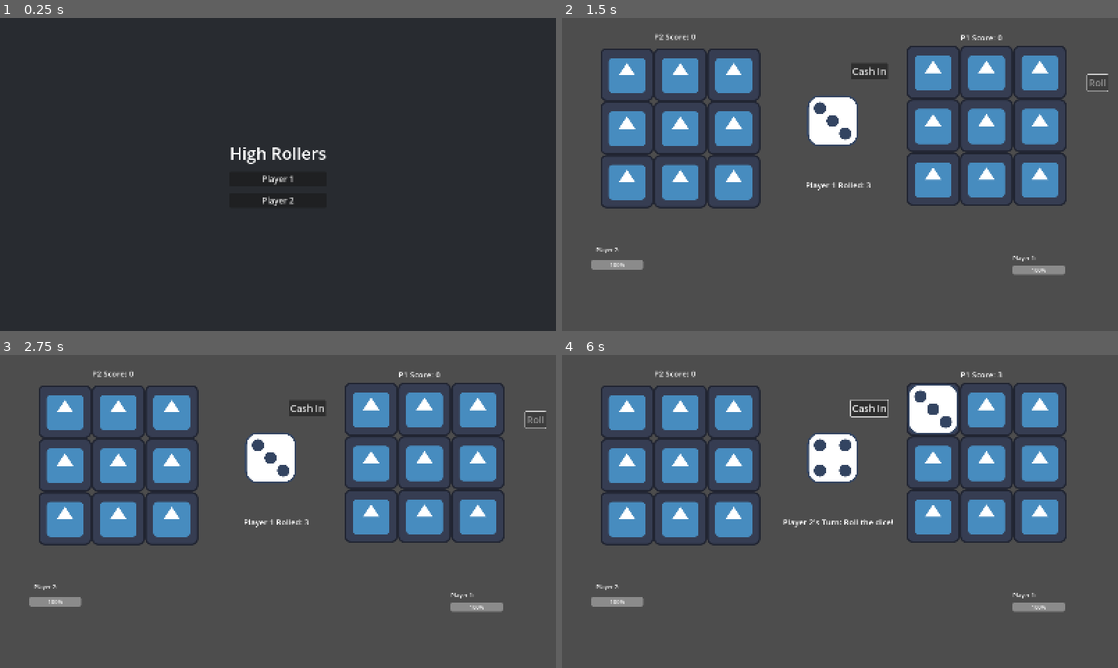
Above: before the commit, frames 1-4 (two rows, left to right).
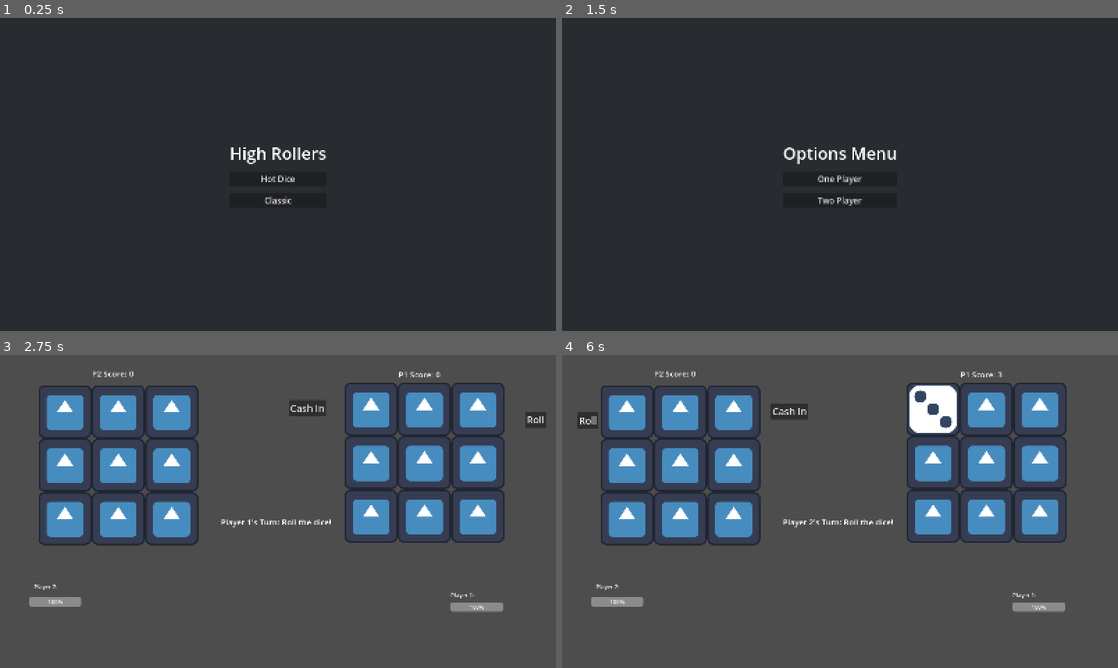
Above: after the commit, the same moments.

Repository: ggary104/High-Rollers
Game: Godot game, scene res://scenes/main_menu.tscn
Same seed, same stepped clock (60 frames per second), same inputs: the game is played once before the commit and once after it. The engine's default icon, where the game draws it, is replaced by a stand-in: a white triangle on a blue panel in a dark square.
Inputs (mouse positions are in pixels of both pictures, inside the frame that each line leads up to):
- Up to frame 1 (0.25 s): no input
- Up to frame 2 (1.5 s): click (840, 177) at 0.5 s, where only the run before the commit has a clickable "Player 1"; click (1095, 83) at 1.25 s, where only the run before the commit has a clickable "Roll"
- Up to frame 3 (2.75 s): click (278, 536) at 2 s, where only the run after the commit has a clickable "Two Player"
- Up to frame 4 (6 s): click (1095, 420) at 2.75 s, where only the run after the commit has a clickable "Roll"; click "Cash In" at 3.5 s; click "Cash In" at 4.25 s; click "Cash In" at 5 s; tap Enter at 5.75 s; move the mouse to (934, 408) at 5.77 s; press the mouse at (934, 408) at 5.78 s

The runs differ from the first frame. In frame 1, 0.2% of the frame differs, in the area x 47-53%, y 50-60%; in frame 2, 96%, in the area x 0-100%, y 0-100%; in frame 3, 1.7%; in frame 4, 2.3%.

Commit message:
Main Menu added and Classic mode reintroduced

Diff:
--- a/game/project.godot
+++ b/game/project.godot
@@ -11,7 +11,7 @@
 [application]
 
 config/name="High Rollers"
-run/main_scene="uid://dqjww7gs1x7fr"
+run/main_scene="uid://m70qkunbxsx7"
 config/features=PackedStringArray("4.5", "Mobile")
 config/icon="res://icon.svg"
 
--- /dev/null
+++ b/game/scenes/classic.gd
@@ -0,0 +1,277 @@
+# scripts/Game.gd
+extends Node2D
+
+#Variables - To store the main game logic data
+var DiceSlotScene = preload("res://scenes/die_slot.tscn")
+var player_turn = randi() % 2  + 1 #Is it player1's turn or player 2s
+var current_roll = 0 #Value of the current roll
+var p1_cols = [[0, 0, 0], [0, 0, 0], [0, 0, 0]] #What is the state of the player1's column
+var p2_cols = [[0, 0, 0], [0, 0, 0], [0, 0, 0] ]#What is the state of the player2's column
+var game_over = false
+var dice_textures = []
+
+#Variables used in labels to display the scores and Which Players Turn Is It
+#On ready -> They need to load when the labels are loaded
+@onready var player1_column_inputs = $"Board/Player1Board/Player1ColumnInputs"
+@onready var player2_column_inputs = $"Board/Player2Board/Player2ColumnInputs"
+@onready var p1_grid = $Board/Player1Board/Player1Grid
+@onready var p2_grid = $Board/Player2Board/Player2Grid
+@onready var p1_score_label = $"UI-Elements/Player1Score"
+@onready var p2_score_label = $"UI-Elements/Player2Score"
+@onready var turn_indicator_label = $"UI-Elements/TurnIndicator"
+@onready var player1_roll = $"UI-Elements/Player1Roll"
+@onready var player2_roll = $"UI-Elements/Player2Roll"
+@onready var player1_roll_animation = player1_roll.get_node("RollAnimation")
+@onready var player2_roll_animation = player2_roll.get_node("RollAnimation")
+
+func _ready():
+	#Load all of the die images
+	for i in range(1, 7):
+		var texture = load("res://assests/dice_" + str(i) + ".svg")
+		dice_textures.append(texture)
+
+	#In the grid have Empty DiceSlotScene to have the grid remain constant size
+	for i in range(9):
+		p1_grid.add_child(DiceSlotScene.instantiate())
+		p2_grid.add_child(DiceSlotScene.instantiate())
+
+	# Start with roll buttons invisble
+	$"UI-Elements/Player1RollButton".visible = false
+	$"UI-Elements/Player2RollButton".visible = false
+
+	if player_turn == 1:
+		player_one_turn()
+	else:
+		player_two_turn()
+
+func player_one_turn():
+		for button in player1_column_inputs.get_children():
+			button.disabled = false
+		for button in player2_column_inputs.get_children():
+			button.disabled = true
+		$"UI-Elements/Player1RollButton".disabled = false
+		$"UI-Elements/Player1RollButton".visible = true
+		$"UI-Elements/Player2RollButton".visible = false
+		update_ui()
+
+func player_two_turn():
+	if(GameManager.playerNumber == 1):
+		#Computer's turns if the player number is 1
+		for button in player1_column_inputs.get_children():
+			if button is Button:
+				button.disabled = true
+		computer_turn()
+	else:
+		for button in player2_column_inputs.get_children():
+			button.disabled = false
+		for button in player1_column_inputs.get_children():
+			button.disabled = true
+		$"UI-Elements/Player2RollButton".disabled = false
+		$"UI-Elements/Player2RollButton".visible = true
+		$"UI-Elements/Player1RollButton".visible = false
+		update_ui()
+
+func roll_dice():
+	current_roll = randi() % 6 + 1 # Get a random integer and get the remainder from dividing by 6 to get 0-5 remainder and add 1 to make it 1-6
+
+func place_dice(column_index):
+	if current_roll == 0:
+		return
+	#Get the columns for the currect player
+	var current_player_cols = p1_cols if player_turn == 1 else p2_cols
+
+	for i in range (3):
+			#Check if the nearest column value is zero
+		if current_player_cols[column_index][i] == 0:
+			current_player_cols[column_index][i] = current_roll
+			#If the dice value are same then remove opponet dice
+			remove_opponent_dice(column_index,current_roll)
+			#update the visuals and switch the turns
+			update_board_visuals()
+			switch_turn()
+			return
+
+func remove_opponent_dice(column_index, roll_value):
+
+	var opponent_cols = p2_cols if player_turn == 1 else p1_cols
+	var new_col = [];
+
+	for i in opponent_cols[column_index]:
+		#Get everything other than what the other player pulled
+		if i != roll_value:
+			new_col.append(i)
+		#Fill with zero to complete
+	while new_col.size() < 3:
+		new_col.append(0)
+
+	opponent_cols[column_index] = new_col
+
+func calculate_column_score(column):
+	var score = 0
+	var counts = {}
+
+	for die_value in column:
+		#Get the number of times a digit ocurred
+		if die_value > 0:
+			if not counts.has(die_value):
+				counts[die_value] = 0
+			counts[die_value] += 1
+
+	for die_value in counts:
+		#Calculate the score based on the frequency
+		var num_of_dice = counts[die_value]
+		score += num_of_dice * die_value * num_of_dice
+
+	return score
+
+func switch_turn():
+	check_game_over()
+	if(player_turn == 1):
+		player_turn = 2
+	else	:
+		player_turn = 1
+	current_roll = 0
+	update_ui()
+	# start next turn
+	if player_turn == 1:
+		player_one_turn()
+	else:
+		player_two_turn()
+
+func check_game_over():
+	var p1_full = true
+	for i in p1_cols:
+		if 0 in i:
+			p1_full = false
+	var p2_full = true
+	for i in p2_cols:
+		if 0 in i:
+			p2_full = false
+
+	if p1_full or p2_full:
+		var p1_scores = calculate_column_score(p1_cols[0]) + calculate_column_score(p1_cols[1]) + calculate_column_score(p1_cols[2])
+		var p2_scores = calculate_column_score(p2_cols[0]) + calculate_column_score(p2_cols[1]) + calculate_column_score(p2_cols[2])
+
+		if p1_scores > p2_scores:
+			GameManager.winner_text = "Player 1 Wins";
+		elif p1_scores < p2_scores:
+			GameManager.winner_text = "Player 2 Wins";
+		else:
+			GameManager.winner_text = "Its a draw!"
+		game_over = true
+		SceneManager.change_scene("res://scenes/game_over.tscn")
+
+func computer_choice():
+	var col_scores = [0,0,0] #Scores to figure out the best column
+	var columns = [p2_cols[0], p2_cols[1], p2_cols[2]] #Get the value of the columns
+	var opponet_columns = [p1_cols[0], p1_cols[1], p1_cols[2]] #Opponent column to figure out the best move
+
+	for i in range(3):
+		if columns[i][2] != 0:
+			#If the column is filled no need to use it -> Lowest score
+			col_scores[i] = -100
+			continue
+
+		for die in columns[i]:
+			#For Double Score
+			if die == current_roll:
+				col_scores[i] += 10
+
+		for die in opponet_columns[i]:
+			#For destroying opponent dice
+			if die == current_roll:
+				col_scores[i] += 4
+
+		for die in columns[i]:
+			#Column has free space
+			if die == 0:
+				col_scores[i] += 1;
+	var best_score  = -101;
+	var best_col = 0
+	for i in range(3):
+		if col_scores[i] > best_score:
+			best_col = i
+			best_score = col_scores[i]
+	return best_col
+
+func computer_turn():
+	if(game_over): return # catches possible await + gameover error
+	# disable player roll button
+	$"UI-Elements/Player1RollButton".disabled = true
+	$"UI-Elements/Player1RollButton".visible = false
+	roll_dice() #First generate random number
+	await get_tree().create_timer(.5).timeout  # delay before roll
+	update_ui()
+	await get_tree().create_timer(.5).timeout  # delay before placing dice
+	var choice = computer_choice() #Then get the best choice
+	place_dice(choice)#place the dice
+
+func update_ui():
+	var p1_score = calculate_column_score(p1_cols[0]) + calculate_column_score(p1_cols[1]) + calculate_column_score(p1_cols[2])
+	var p2_score = calculate_column_score(p2_cols[0]) + calculate_column_score(p2_cols[1]) + calculate_column_score(p2_cols[2])
+
+	p1_score_label.text = "P1 Score: " + str(p1_score) #Change the latest scores
+	p2_score_label.text = "P2 Score: " + str(p2_score)
+	# Player 1 dice roll
+	if current_roll > 0 and player_turn == 1:
+		player1_roll.set_die(dice_textures[current_roll - 1])
+	else:
+		player1_roll.set_die(null)
+
+	# Player 2 dice roll
+	if current_roll > 0 and player_turn == 2:
+		player2_roll.set_die(dice_textures[current_roll - 1])
+	else:
+		player2_roll.set_die(null)
+
+	#Display the current player's turn
+	if current_roll == 0:
+		turn_indicator_label.text = "Player 1's Turn: Roll the dice!" if player_turn == 1 else "Player 2's Turn: Roll the dice!"
+	else:
+		turn_indicator_label.text = "Player 1 Rolled: " + str(current_roll) if player_turn == 1 else "Player 2 Rolled: " + str(current_roll)
+
+func update_board_visuals():
+
+	for col_index  in range(p1_cols.size()):
+		#Change the texture of the column based on what its corresponding value is
+		for row_index in range(p1_cols[col_index].size()):
+			var die_value = p1_cols[col_index][row_index]
+			var slot_index = col_index + row_index * 3
+			var slot = p1_grid.get_child(slot_index)
+			if die_value > 0:
+				slot.set_die(dice_textures[die_value - 1])
+				slot.pivot_offset = slot.size * 0.5 # Centers for rotation
+				slot.rotation_degrees = 90  # rotates dice
+			else:
+				slot.set_die(null)
+
+	for col_index  in range(p2_cols.size()):
+		for row_index in range(p2_cols[col_index].size()):
+			var flipped_row = p2_cols[col_index].size() - 1 - row_index
+			var die_value = p2_cols[col_index][flipped_row]
+
+			var slot_index = col_index + row_index * 3
+			var slot = p2_grid.get_child(slot_index)
+			if die_value > 0:
+				slot.set_die(dice_textures[die_value - 1])
+				slot.pivot_offset = slot.size * 0.5 # Centers for rotation
+				slot.rotation_degrees = 90  # rotates dice
+			else:
+				slot.set_die(null)
+
+func _on_column_button_pressed(extra_arg_0: int) -> void:
+	if game_over:
+		return
+	place_dice(extra_arg_0)
+
+func _on_roll_button_pressed() -> void:
+	if game_over:
+		return
+
+	roll_dice()
+	update_ui()
+
+	if player_turn == 1:
+		$"UI-Elements/Player1RollButton".disabled = true
+	else:
+		$"UI-Elements/Player2RollButton".disabled = true
--- /dev/null
+++ b/game/scenes/classic.tscn
@@ -0,0 +1,269 @@
+[gd_scene load_steps=3 format=3 uid="uid://dolkwkcr0sh4i"]
+
+[ext_resource type="Script" uid="uid://dii7wvfxp8xkl" path="res://scenes/classic.gd" id="1_lnrsd"]
+[ext_resource type="PackedScene" uid="uid://dbcls2wx4yer1" path="res://scenes/die_slot.tscn" id="2_2xh8w"]
+
+[node name="classic" type="Node2D"]
+script = ExtResource("1_lnrsd")
+
+[node name="UI-Elements" type="CanvasLayer" parent="."]
+
+[node name="Player1Score" type="Label" parent="UI-Elements"]
+offset_left = 949.0
+offset_top = 140.0
+offset_right = 1104.0
+offset_bottom = 172.0
+theme_override_font_sizes/font_size = 23
+text = "Player 1 Score"
+metadata/_edit_use_anchors_ = true
+
+[node name="Player2Score" type="Label" parent="UI-Elements"]
+anchors_preset = 1
+anchor_left = 1.0
+anchor_right = 1.0
+offset_left = -1073.0
+offset_top = 140.0
+offset_right = -918.0
+offset_bottom = 172.0
+grow_horizontal = 0
+theme_override_font_sizes/font_size = 23
+text = "Player 2 Score"
+metadata/_edit_use_anchors_ = true
+
+[node name="TurnIndicator" type="Label" parent="UI-Elements"]
+anchors_preset = 10
+anchor_right = 1.0
+offset_left = 2.0
+offset_top = 21.0
+offset_right = 2.0
+offset_bottom = 53.0
+grow_horizontal = 2
+theme_override_font_sizes/font_size = 23
+text = "Who's Turn Is It"
+horizontal_alignment = 1
+metadata/_edit_use_anchors_ = true
+
+[node name="Player1RollButton" type="Button" parent="UI-Elements"]
+anchors_preset = 7
+anchor_left = 0.5
+anchor_top = 1.0
+anchor_right = 0.5
+anchor_bottom = 1.0
+offset_left = 148.5
+offset_top = -123.0
+offset_right = 207.5
+offset_bottom = -76.0
+grow_horizontal = 2
+grow_vertical = 0
+scale = Vector2(1.4, 1.4)
+theme_override_font_sizes/font_size = 28
+text = "Roll"
+metadata/_edit_use_anchors_ = true
+
+[node name="Player2RollButton" type="Button" parent="UI-Elements"]
+anchors_preset = 7
+anchor_left = 0.5
+anchor_top = 1.0
+anchor_right = 0.5
+anchor_bottom = 1.0
+offset_left = -233.0
+offset_top = -123.0
+offset_right = -174.0
+offset_bottom = -76.0
+grow_horizontal = 2
+grow_vertical = 0
+scale = Vector2(1.4, 1.4)
+theme_override_font_sizes/font_size = 28
+text = "Roll"
+metadata/_edit_use_anchors_ = true
+
+[node name="Player1Roll" parent="UI-Elements" instance=ExtResource("2_2xh8w")]
+anchors_preset = 8
+anchor_left = 0.5
+anchor_top = 0.5
+anchor_right = 0.5
+anchor_bottom = 0.5
+offset_left = -85.99994
+offset_top = -79.99997
+offset_right = 14.000061
+offset_bottom = 20.00003
+grow_horizontal = 2
+grow_vertical = 2
+scale = Vector2(1.7, 1.7)
+metadata/_edit_use_anchors_ = true
+
+[node name="Player2Roll" parent="UI-Elements" instance=ExtResource("2_2xh8w")]
+z_index = 10
+anchors_preset = 8
+anchor_left = 0.5
+anchor_top = 0.5
+anchor_right = 0.5
+anchor_bottom = 0.5
+offset_left = -85.99994
+offset_top = -80.00009
+offset_right = 14.000061
+offset_bottom = 19.999908
+grow_horizontal = 2
+grow_vertical = 2
+scale = Vector2(1.7, 1.7)
+metadata/_edit_use_anchors_ = true
+
+[node name="Board" type="Node2D" parent="."]
+position = Vector2(461, -146)
+
+[node name="Player1Board" type="PanelContainer" parent="Board"]
+anchors_preset = 8
+anchor_left = 0.5
+anchor_top = 0.5
+anchor_right = 0.5
+anchor_bottom = 0.5
+offset_left = 488.0
+offset_top = 860.0
+offset_right = 796.0
+offset_bottom = 1168.0
+grow_horizontal = 2
+grow_vertical = 2
+rotation = -1.5707964
+scale = Vector2(1.7, 1.7)
+
+[node name="Player1Grid" type="GridContainer" parent="Board/Player1Board"]
+layout_mode = 2
+theme_override_constants/h_separation = 4
+theme_override_constants/v_separation = 5
+columns = 3
+
+[node name="Player1ColumnInputs" type="HBoxContainer" parent="Board/Player1Board"]
+z_index = -1
+layout_mode = 2
+theme_override_constants/separation = 4
+
+[node name="Column1Button" type="Button" parent="Board/Player1Board/Player1ColumnInputs"]
+layout_mode = 2
+text = "
+
+
+
+
+
+
+
+
+
+
+
+                      "
+
+[node name="Column2Button" type="Button" parent="Board/Player1Board/Player1ColumnInputs"]
+layout_mode = 2
+text = "
+
+
+
+
+
+
+
+
+
+
+
+                     "
+
+[node name="Column3Button" type="Button" parent="Board/Player1Board/Player1ColumnInputs"]
+layout_mode = 2
+text = "
+
+
+
+
+
+
+
+
+
+
+
+                       "
+
+[node name="Player2Board" type="PanelContainer" parent="Board"]
+anchors_preset = 8
+anchor_left = 0.5
+anchor_top = 0.5
+anchor_right = 0.5
+anchor_bottom = 0.5
+offset_left = -338.0
+offset_top = 860.0
+offset_right = -30.0
+offset_bottom = 1168.0
+grow_horizontal = 2
+grow_vertical = 2
+rotation = -1.5707964
+scale = Vector2(1.7, 1.7)
+
+[node name="Player2Grid" type="GridContainer" parent="Board/Player2Board"]
+layout_mode = 2
+theme_override_constants/h_separation = 4
+theme_override_constants/v_separation = 5
+columns = 3
+
+[node name="Player2ColumnInputs" type="HBoxContainer" parent="Board/Player2Board"]
+z_index = -1
+layout_mode = 2
+theme_override_constants/separation = 4
+
+[node name="Column1Button" type="Button" parent="Board/Player2Board/Player2ColumnInputs"]
+layout_mode = 2
+text = "
+
+
+
+
+
+
+
+
+
+
+
+                      "
+
+[node name="Column2Button" type="Button" parent="Board/Player2Board/Player2ColumnInputs"]
+layout_mode = 2
+text = "
+
+
+
+
+
+
+
+
+
+
+
+                     "
+
+[node name="Column3Button" type="Button" parent="Board/Player2Board/Player2ColumnInputs"]
+layout_mode = 2
+text = "
+
+
+
+
+
+
+
+
+
+
+
+                       "
+
+[connection signal="pressed" from="UI-Elements/Player1RollButton" to="." method="_on_roll_button_pressed"]
+[connection signal="pressed" from="UI-Elements/Player2RollButton" to="." method="_on_roll_button_pressed"]
+[connection signal="pressed" from="Board/Player1Board/Player1ColumnInputs/Column1Button" to="." method="_on_column_button_pressed" binds= [0]]
+[connection signal="pressed" from="Board/Player1Board/Player1ColumnInputs/Column2Button" to="." method="_on_column_button_pressed" binds= [1]]
+[connection signal="pressed" from="Board/Player1Board/Player1ColumnInputs/Column3Button" to="." method="_on_column_button_pressed" binds= [2]]
+[connection signal="pressed" from="Board/Player2Board/Player2ColumnInputs/Column1Button" to="." method="_on_column_button_pressed" binds= [0]]
+[connection signal="pressed" from="Board/Player2Board/Player2ColumnInputs/Column2Button" to="." method="_on_column_button_pressed" binds= [1]]
+[connection signal="pressed" from="Board/Player2Board/Player2ColumnInputs/Column3Button" to="." method="_on_column_button_pressed" binds= [2]]
--- a/game/scenes/die_slot.tscn
+++ b/game/scenes/die_slot.tscn
@@ -1,6 +1,38 @@
-[gd_scene load_steps=2 format=3 uid="uid://dbcls2wx4yer1"]
+[gd_scene load_steps=9 format=3 uid="uid://dbcls2wx4yer1"]
 
 [ext_resource type="Script" uid="uid://44r0bw5apeyq" path="res://scenes/die_slot.gd" id="1_wamh2"]
+[ext_resource type="Texture2D" uid="uid://b1ul630exllv8" path="res://assests/dice_2.svg" id="2_glybk"]
+[ext_resource type="Texture2D" uid="uid://3wdxu4xi2jht" path="res://assests/dice_5.svg" id="3_uhy2q"]
+[ext_resource type="Texture2D" uid="uid://cumgvtdhnjics" path="res://assests/dice_3.svg" id="4_c2mn0"]
+[ext_resource type="Texture2D" uid="uid://dquc46n013a3u" path="res://assests/dice_1.svg" id="5_xeonb"]
+[ext_resource type="Texture2D" uid="uid://c8ekv2rh5jewx" path="res://assests/dice_4.svg" id="6_c44k7"]
+[ext_resource type="Texture2D" uid="uid://dyshce1r17dye" path="res://assests/dice_6.svg" id="7_jh0fn"]
+
+[sub_resource type="SpriteFrames" id="SpriteFrames_jjggo"]
+animations = [{
+"frames": [{
+"duration": 0.51,
+"texture": ExtResource("2_glybk")
+}, {
+"duration": 0.51,
+"texture": ExtResource("3_uhy2q")
+}, {
+"duration": 0.51,
+"texture": ExtResource("4_c2mn0")
+}, {
+"duration": 0.51,
+"texture": ExtResource("5_xeonb")
+}, {
+"duration": 0.51,
+"texture": ExtResource("6_c44k7")
+}, {
+"duration": 0.51,
+"texture": ExtResource("7_jh0fn")
+}],
+"loop": true,
+"name": &"roll",
+"speed": 5.0
+}]
 
 [node name="DieSlot" type="TextureRect"]
 custom_minimum_size = Vector2(100, 100)
@@ -9,3 +41,13 @@
 expand_mode = 2
 stretch_mode = 5
 script = ExtResource("1_wamh2")
+
+[node name="RollAnimation" type="AnimatedSprite2D" parent="."]
+visible = false
+scale = Vector2(0.333, 0.333)
+sprite_frames = SubResource("SpriteFrames_jjggo")
+animation = &"roll"
+autoplay = "roll"
+frame = 5
+frame_progress = 1.0
+centered = false
--- a/game/scenes/game_over.gd
+++ b/game/scenes/game_over.gd
@@ -5,7 +5,10 @@
 
 
 func _on_play_again_button_pressed() -> void:
-	SceneManager.change_scene("res://scenes/game.tscn")
+	if GameManager.gameMode == "game":
+		SceneManager.change_scene("res://scenes/game.tscn")
+	elif GameManager.gameMode == "classic":
+		SceneManager.change_scene("res://scenes/classic.tscn")
 	pass # Replace with function body.
 
 
--- a/game/scenes/main_menu.gd
+++ b/game/scenes/main_menu.gd
@@ -1,11 +1,11 @@
 extends Control
 
 
-func _on_player_one_button_pressed():
-	GameManager.playerNumber = 1
-	SceneManager.change_scene("res://scenes/game.tscn")
+func _on_base_game_button_pressed():
+	GameManager.gameMode = "game"
+	SceneManager.change_scene("res://scenes/options_menu.tscn")
 
 
-func _on_player_two_button_pressed():
-	GameManager.playerNumber = 2
-	SceneManager.change_scene("res://scenes/game.tscn")
+func _on_classic_button_pressed():
+	GameManager.gameMode = "classic"
+	SceneManager.change_scene("res://scenes/options_menu.tscn")
--- a/game/scenes/main_menu.tscn
+++ b/game/scenes/main_menu.tscn
@@ -36,15 +36,17 @@
 theme_override_font_sizes/font_size = 48
 text = "High Rollers"
 
-[node name="PlayerOneButton" type="Button" parent="VBoxContainer"]
+[node name="baseGameButton" type="Button" parent="VBoxContainer"]
 layout_mode = 2
 theme_override_font_sizes/font_size = 24
-text = "Player 1"
+text = "Hot Dice"
 
-[node name="PlayerTwoButton" type="Button" parent="VBoxContainer"]
+[node name="classicButton" type="Button" parent="VBoxContainer"]
 layout_mode = 2
 theme_override_font_sizes/font_size = 24
-text = "Player 2"
+text = "Classic"
 
-[connection signal="pressed" from="VBoxContainer/PlayerOneButton" to="." method="_on_player_one_button_pressed"]
-[connection signal="pressed" from="VBoxContainer/PlayerTwoButton" to="." method="_on_player_two_button_pressed"]
+[connection signal="pressed" from="VBoxContainer/baseGameButton" to="." method="_on_player_one_button_pressed"]
+[connection signal="pressed" from="VBoxContainer/baseGameButton" to="." method="_on_base_game_button_pressed"]
+[connection signal="pressed" from="VBoxContainer/classicButton" to="." method="_on_player_two_button_pressed"]
+[connection signal="pressed" from="VBoxContainer/classicButton" to="." method="_on_classic_button_pressed"]
--- /dev/null
+++ b/game/scenes/options_menu.gd
@@ -0,0 +1,16 @@
+extends Control
+
+
+func _on_player_one_button_pressed():
+	GameManager.playerNumber = 1
+	if GameManager.gameMode == "classic":
+		SceneManager.change_scene("res://scenes/classic.tscn")
+	elif GameManager.gameMode == "game":
+		SceneManager.change_scene("res://scenes/game.tscn")
+
+func _on_player_two_button_pressed():
+	GameManager.playerNumber = 2
+	if GameManager.gameMode == "classic":
+		SceneManager.change_scene("res://scenes/classic.tscn")
+	elif GameManager.gameMode == "game":
+		SceneManager.change_scene("res://scenes/game.tscn")
--- /dev/null
+++ b/game/scenes/options_menu.tscn
@@ -0,0 +1,50 @@
+[gd_scene load_steps=2 format=3 uid="uid://dqjww7gs1x7fr"]
+
+[ext_resource type="Script" uid="uid://bwc1kym4fdmui" path="res://scenes/options_menu.gd" id="1_liyum"]
+
+[node name="OptionsMenu" type="Control"]
+layout_mode = 3
+anchors_preset = 15
+anchor_right = 1.0
+anchor_bottom = 1.0
+grow_horizontal = 2
+grow_vertical = 2
+script = ExtResource("1_liyum")
+
+[node name="ColorRect" type="ColorRect" parent="."]
+layout_mode = 1
+anchors_preset = 15
+anchor_right = 1.0
+anchor_bottom = 1.0
+grow_horizontal = 2
+grow_vertical = 2
+color = Color(0.15686275, 0.16862746, 0.1882353, 1)
+
+[node name="VBoxContainer" type="VBoxContainer" parent="."]
+layout_mode = 1
+anchors_preset = 8
+anchor_left = 0.5
+anchor_top = 0.5
+anchor_right = 0.5
+anchor_bottom = 0.5
+grow_horizontal = 2
+grow_vertical = 2
+theme_override_constants/separation = 20
+
+[node name="Label" type="Label" parent="VBoxContainer"]
+layout_mode = 2
+theme_override_font_sizes/font_size = 48
+text = "Options Menu"
+
+[node name="PlayerOneButton" type="Button" parent="VBoxContainer"]
+layout_mode = 2
+theme_override_font_sizes/font_size = 24
+text = "One Player"
+
+[node name="PlayerTwoButton" type="Button" parent="VBoxContainer"]
+layout_mode = 2
+theme_override_font_sizes/font_size = 24
+text = "Two Player"
+
+[connection signal="pressed" from="VBoxContainer/PlayerOneButton" to="." method="_on_player_one_button_pressed"]
+[connection signal="pressed" from="VBoxContainer/PlayerTwoButton" to="." method="_on_player_two_button_pressed"]
--- a/game/scripts/GameManager.gd
+++ b/game/scripts/GameManager.gd
@@ -1,4 +1,5 @@
 extends Node
 
+var gameMode = ""
 var playerNumber = 1
 var winner_text = ""
Not shown, added: game/scenes/classic.gd.uid
Not shown, changed: game/scenes/game.gd.uid
Not shown: 1 places in game/scenes/game.tscn that only renumber resources
Not shown, changed: game/scenes/main_menu.gd.uid
Not shown: 1 places in game/scenes/main_menu.tscn that only renumber resources
Not shown, added: game/scenes/options_menu.gd.uid
